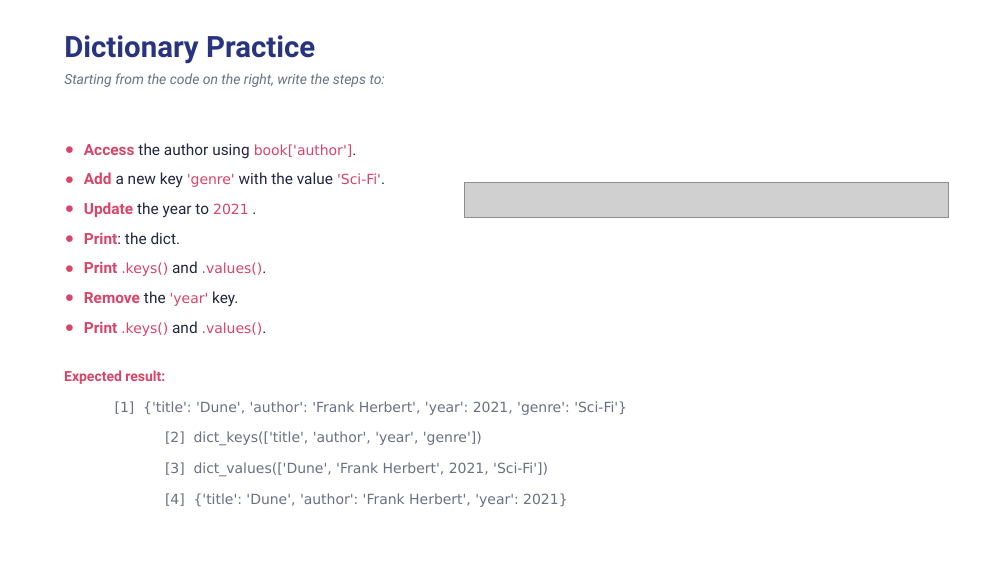
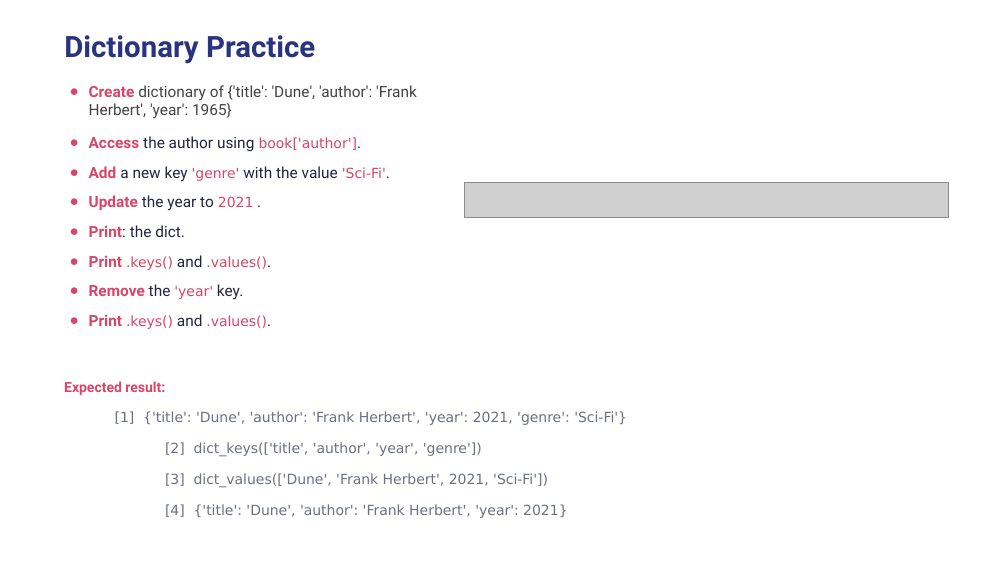
Before and after one commit to wg-training/wg-python-for-data-science-fundamental, a slide deck: slide 23 of slides/07 - Collections Data Types.pptx. Drawn at 1008x567 pixels with LibreOffice and Linux fonts; fonts in the diff are those of the drawing; grey boxes stand for pictures. Boxes give left, top, right and bottom in pixels: in the first picture for what was removed or moved away, otherwise in the second. Text is boxed around its words. In the diff, an @@ line names an element or a change of style, - is before the commit and + after.

```diff
--- a/slides/07 - Collections Data Types.pptx
+++ b/slides/07 - Collections Data Types.pptx
@@ text "Create dictionary of {'title': 'Dune', ...": place and size @@
-text "Create dictionary of {'title': 'Dune', ..." at [84, 143, 381, 336]
+text "Create dictionary of {'title': 'Dune', ..." at [89, 85, 417, 329]
@@ text removed at [64, 73, 385, 87] @@
-Starting from the code on the right, write the steps to:
@@ text at [89, 85, 417, 118]: paragraph added @@
+● Create dictionary of {'title': 'Dune', 'author': 'Frank Herbert', 'year': 1965}
@@ text at [89, 136, 357, 151]: more space between paragraphs @@
@@ text "Expected result:": place and size @@
-text "Expected result:" at [64, 370, 627, 507]
+text "Expected result:" at [64, 381, 627, 518]
```
Also in this commit, not shown: 8 other slides changed, 5 slides added, 3 other files.
